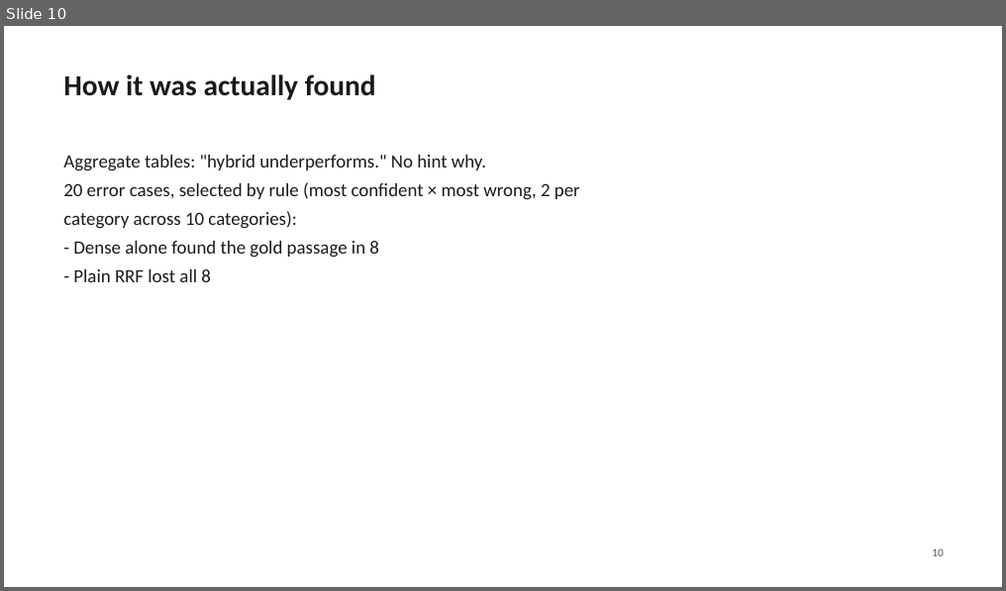
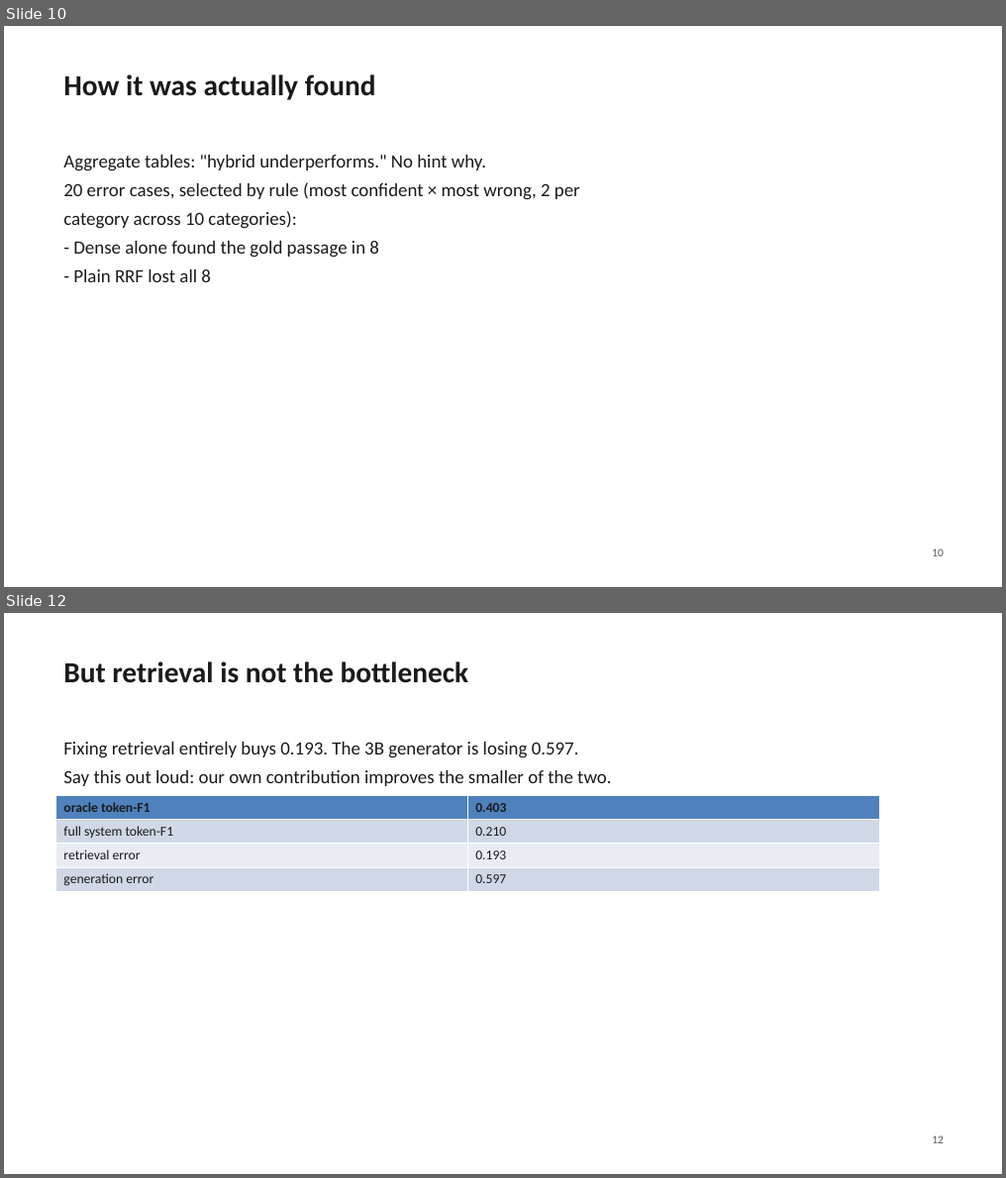
Before and after one commit to dhruvv1402/IndicRAG-QA, a slide deck: paper/IndicRAG-QA-slides.pptx. Shown one above the other, each under a label of ours: slide 10 before the commit, slides 10 and 12 after it; the slides between them are not shown. The pictures are 1006x591 and 1006x1178 pixels, drawn with LibreOffice and Linux fonts; fonts in the diff are those of the drawing. Boxes give left, top, right and bottom in pixels: in the first picture for what was removed or moved away, otherwise in the second. Text is boxed around its words. In the diff, an @@ line names an element or a change of style, - is before the commit and + after.

Commit message:
Add the Module 4 slides
Two slides, because the result has two halves and only showing the first
would be a sales pitch. Slide 11 is H3 -- citation support 0.162
closed-book against 0.826 with fusion, on identical questions with an
identical generator. Slide 12 is the decomposition that qualifies it:
retrieval error 0.193, generation error 0.597, so our own contribution
improves the smaller of the two.

The cut list names 12 as the one never to drop, which needed fixing
after renumbering moved it into the position the old list said to cut.

Deck is 16 slides for about 14 minutes.

```diff
--- a/paper/IndicRAG-QA-slides.pptx
+++ b/paper/IndicRAG-QA-slides.pptx
@@ slide 12 added at (4, 613, 1002, 1174), background #FFFFFF @@
@@ text added at (63, 662, 469, 683), 28 pt, text #1A1A1A, bold @@
+But retrieval is not the bottleneck
@@ text added at (63, 742, 611, 786), 18 pt, text #1A1A1A @@
+Fixing retrieval entirely buys 0.193. The 3B generator is losing 0.597.
+Say this out loud: our own contribution improves the smaller of the two.
@@ table added at (56, 796, 880, 891), 4 rows, 2 columns @@
+oracle token-F1 | 0.403
+full system token-F1 | 0.210
+retrieval error | 0.193
+generation error | 0.597
@@ text added at (932, 1136, 944, 1144), 11 pt, text #5A5A5A @@
+12
```
Also in this commit, not shown: 4 slides changed, 1 other slide added, 1 other file.
